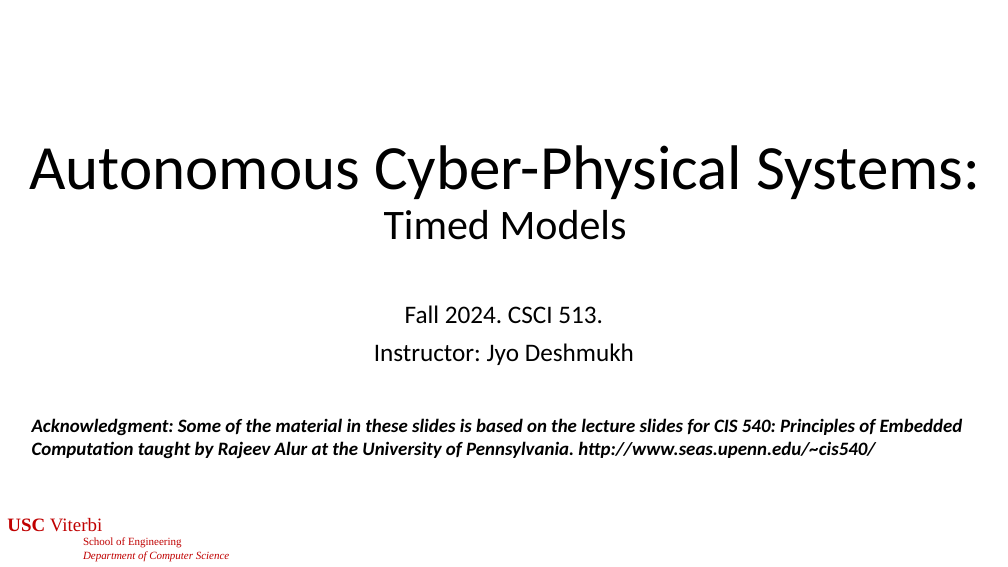
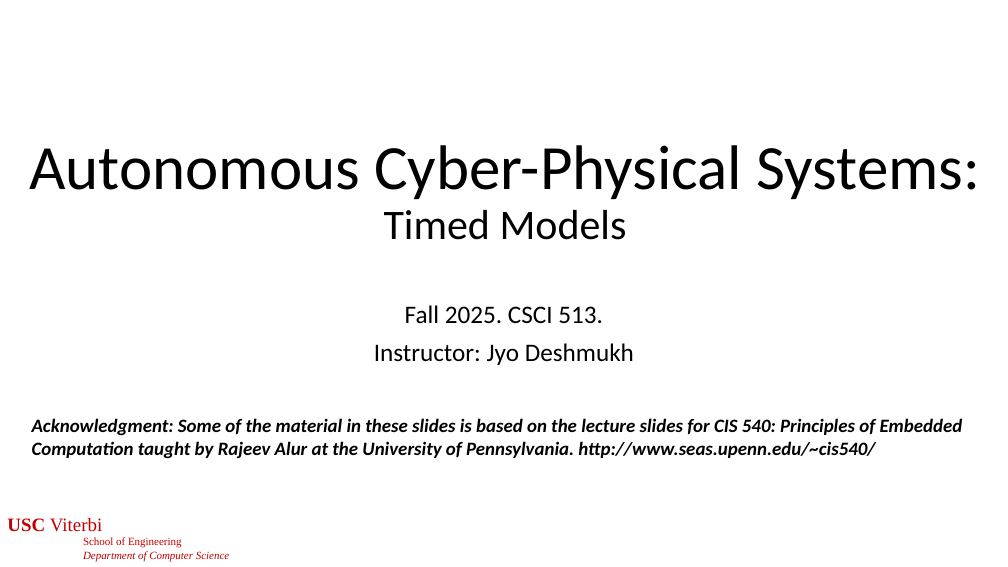
Before and after one commit to jdeshmukh/jdeshmukh.github.io, a slide deck: slide 1 of teaching/cs513-autocps-fall-2025/slides/TimedModels.pptx. Drawn at 1008x567 pixels with LibreOffice and Linux fonts; fonts in the diff are those of the drawing. Boxes give left, top, right and bottom in pixels: in the first picture for what was removed or moved away, otherwise in the second. Text is boxed around its words. In the diff, an @@ line names an element or a change of style, - is before the commit and + after.

```diff
--- a/teaching/cs513-autocps-fall-2025/slides/TimedModels.pptx
+++ b/teaching/cs513-autocps-fall-2025/slides/TimedModels.pptx
@@ subtitle at bbox=[405, 305, 603, 323]: text changed @@
-Fall 2024. CSCI 513.
+Fall 2025. CSCI 513.
```
Also in this commit, not shown: 2 other slides changed, 2 other files.
